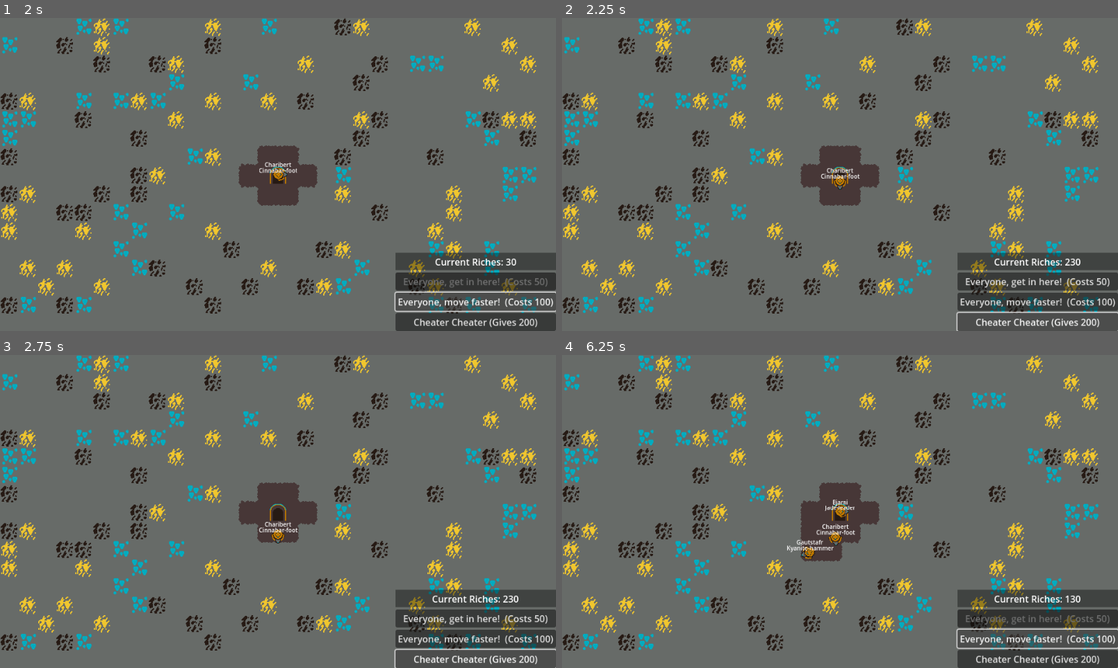
Above: before the commit, frames 1-4 (two rows, left to right).
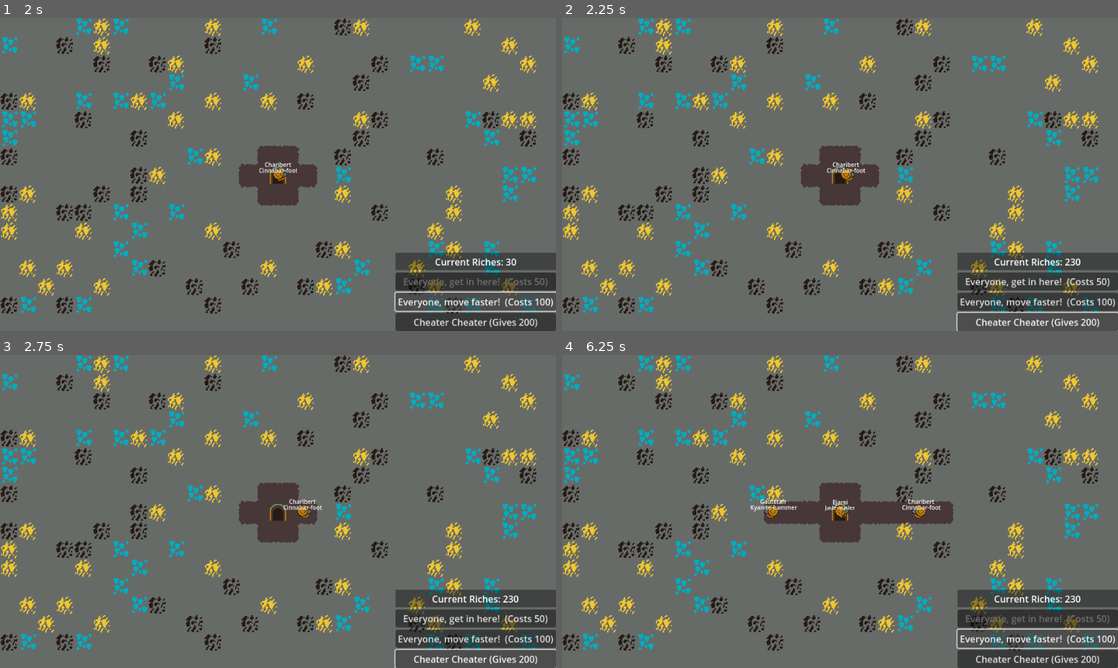
Above: after the commit, the same moments.

Repository: where-fore/dwarves
Game: Godot game, scene res://loose/main_game.tscn
Same seed, same stepped clock (60 frames per second), same inputs: the game is played once before the commit and once after it.
Inputs:
- Up to frame 1 (2 s): click "Everyone, get in here! (Costs…" at 0.5 s; click "Everyone, move faster! (Costs…" at 1.25 s
- Up to frame 2 (2.25 s): click "Cheater Cheater (Gives 200)" at 2 s
- Up to frame 3 (2.75 s): no input
- Up to frame 4 (6.25 s): click "Everyone, get in here! (Costs…" at 2.75 s; click "Everyone, move faster! (Costs…" at 3.5 s; click "Cheater Cheater (Gives 200)" at 4.25 s; click "Everyone, get in here! (Costs…" at 5 s; click "Everyone, move faster! (Costs…" at 5.75 s

Frame 1 is identical in both runs. In frame 2, 0.3% of the frame differs, in the area x 46-55%, y 46-55%; in frame 3, 0.3%; in frame 4, 2.3%, in the area x 33-92%, y 46-80%.

Commit message:
movement goals are a bit more granular

Diff:
--- a/project/loose/dwarf.gd
+++ b/project/loose/dwarf.gd
@@ -99,8 +99,8 @@
 	move_and_slide()
 
 func set_movement_goal() -> void:
-	var direction_vertical:int = [-1,0,1].pick_random()
-	var direction_horizontal:int = [-1,0,1].pick_random()
+	var direction_vertical:float = [-1, -0.5, 0, 0.5, 1].pick_random()
+	var direction_horizontal:float = [-1, -0.5, 0, 0.5, 1].pick_random()
 	if direction_vertical == 0 and direction_horizontal == 0:
 		var decision:int = [0,1].pick_random()
 		match decision:
